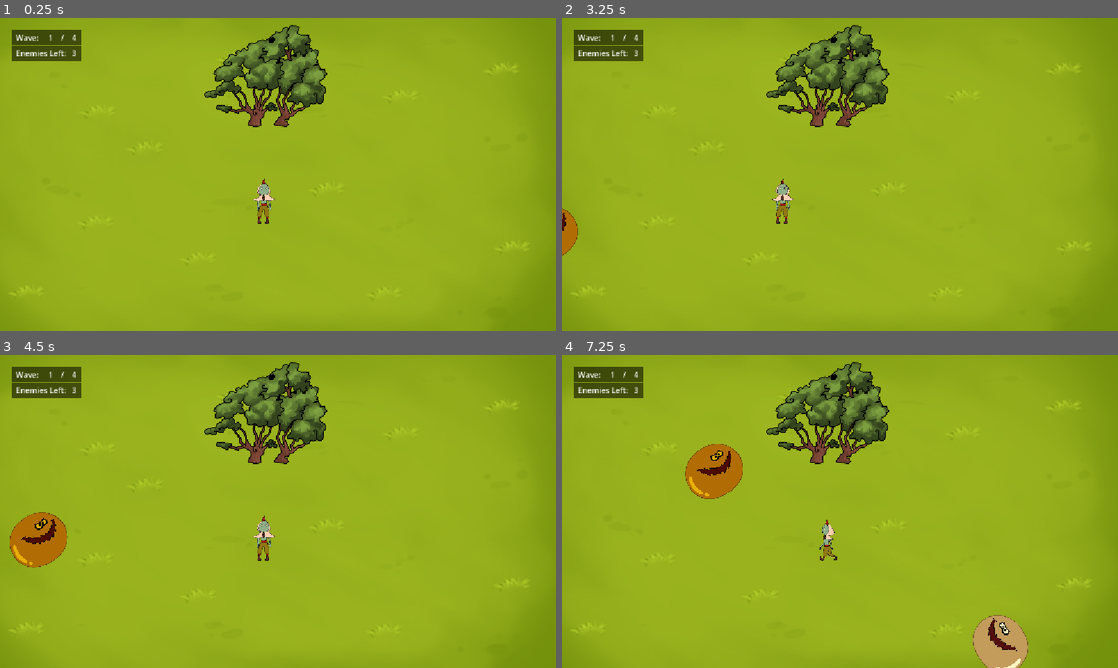
Above: before the commit, frames 1-4 (two rows, left to right).
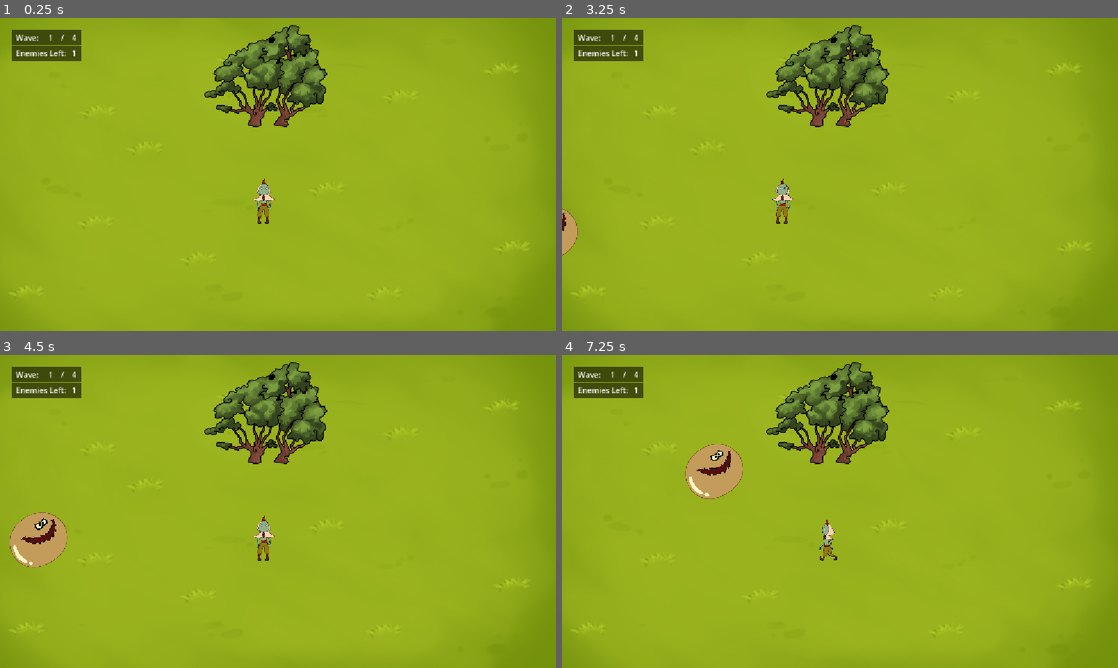
Above: after the commit, the same moments.

Repository: wmas516/SOFTENG700-Guardians-of-the-Forest
Game: Godot game, scene res://main/scenes/levels/defense/Defense.tscn
Two runs of this game, one before a commit and one after it. Both use one fixed random seed, a clock stepped at 60 frames per second and the inputs below. This scene is started directly instead of the project's main scene.
Inputs (mouse positions are in pixels of both pictures, inside the frame that each line leads up to):
- Up to frame 1 (0.25 s): no input
- Up to frame 2 (3.25 s): tap Enter at 0.5, 2 s; drag from (828, 55) to (895, 105) at 0.52 s; tap Space at 1.25 s; drag from (728, 190) to (812, 237) at 1.27 s; move the mouse to (895, 105) at 2.02 s; hold A (Left) 2.03-2.75 s; tap C (Damage) at 2.1 s; drag from (812, 237) to (673, 127) at 2.77 s
- Up to frame 3 (4.5 s): move the mouse to (444, 558) at 3.52 s; hold D (Right) 3.53-4.25 s; tap C (Damage) at 3.6 s; tap Space at 3.77 s; drag from (111, 464) to (194, 433) at 4.27 s
- Up to frame 4 (7.25 s): move the mouse to (867, 511) at 5.02 s; hold D (Right) 5.03-5.75 s; tap C (Damage) at 5.1, 6.6 s; click (867, 511) at 5.17 s; drag from (756, 433) to (728, 527) at 5.77 s; move the mouse to (962, 495) at 6.52 s; hold A (Left) from 6.53 s (still down); tap Space at 6.77 s

The runs differ from the first frame. In frame 1, less than 0.1% of the frame differs, in the area x 13-14%, y 10-13%; in frame 2, 0.3%; in frame 3, 1.3%; in frame 4, 2.6%, in the area x 13-84%, y 10-100%.

Commit message:
feat: integrated boss level into platforming

Diff:
--- /dev/null
+++ b/guardians-of-the-forrest/main/scenes/levels/defense/Boss.tscn
@@ -0,0 +1,24 @@
+[gd_scene format=3 uid="uid://ku3lb7vtrpvf"]
+
+[ext_resource type="PackedScene" uid="uid://c27j283kd57ee" path="res://main/scenes/levels/defense/Defense.tscn" id="1_ikfqk"]
+[ext_resource type="Script" uid="uid://cl86ypf08bfjf" path="res://main/scripts/src/main/defense/Wave.gd" id="2_qmd71"]
+
+[sub_resource type="Resource" id="Resource_pepik"]
+script = ExtResource("2_qmd71")
+boss = 1
+metadata/_custom_type_script = "uid://cl86ypf08bfjf"
+
+[sub_resource type="Resource" id="Resource_ikfqk"]
+script = ExtResource("2_qmd71")
+boss = 1
+metadata/_custom_type_script = "uid://cl86ypf08bfjf"
+
+[sub_resource type="Resource" id="Resource_qmd71"]
+script = ExtResource("2_qmd71")
+boss = 1
+metadata/_custom_type_script = "uid://cl86ypf08bfjf"
+
+[node name="Boss" type="Node2D" unique_id=19613511]
+
+[node name="Defense" parent="." unique_id=1123565302 instance=ExtResource("1_ikfqk")]
+waveEnemies = [SubResource("Resource_pepik"), SubResource("Resource_ikfqk"), SubResource("Resource_qmd71")]
--- a/guardians-of-the-forrest/main/scenes/levels/defense/Defense.tscn
+++ b/guardians-of-the-forrest/main/scenes/levels/defense/Defense.tscn
@@ -2,6 +2,7 @@
 
 [ext_resource type="Script" uid="uid://bgvcsg74g3sn3" path="res://main/scripts/src/main/defense/Main.gd" id="1_1n74u"]
 [ext_resource type="PackedScene" uid="uid://d4fq0xbkh3u0m" path="res://main/scenes/levels/defense/PlayerDef.tscn" id="2_3g5mn"]
+[ext_resource type="Script" uid="uid://cl86ypf08bfjf" path="res://main/scripts/src/main/defense/Wave.gd" id="2_e18um"]
 [ext_resource type="PackedScene" uid="uid://bgxy6l7ed5p4d" path="res://main/scenes/levels/defense/Tree2.tscn" id="4_1n74u"]
 [ext_resource type="PackedScene" uid="uid://b3vkbv5hgt1rw" path="res://main/scenes/levels/defense/Tree1.tscn" id="4_4dmpt"]
 [ext_resource type="PackedScene" uid="uid://ctqsgrenq75cf" path="res://main/scenes/backgrounds/BackgroundGrass.tscn" id="4_e18um"]
@@ -9,6 +10,30 @@
 [ext_resource type="Script" uid="uid://8af6ifjc83pk" path="res://main/scripts/src/main/defense/Tree.gd" id="6_vbpy5"]
 [ext_resource type="Script" uid="uid://bvennvoixoq0v" path="res://main/scripts/src/main/defense/Enemy.gd" id="8_e18um"]
 
+[sub_resource type="Resource" id="Resource_1n74u"]
+script = ExtResource("2_e18um")
+normal = 1
+metadata/_custom_type_script = "uid://cl86ypf08bfjf"
+
+[sub_resource type="Resource" id="Resource_a68iq"]
+script = ExtResource("2_e18um")
+normal = 2
+elite = 1
+metadata/_custom_type_script = "uid://cl86ypf08bfjf"
+
+[sub_resource type="Resource" id="Resource_xkn8c"]
+script = ExtResource("2_e18um")
+elite = 1
+boss = 1
+metadata/_custom_type_script = "uid://cl86ypf08bfjf"
+
+[sub_resource type="Resource" id="Resource_3sbh2"]
+script = ExtResource("2_e18um")
+normal = 3
+elite = 2
+boss = 1
+metadata/_custom_type_script = "uid://cl86ypf08bfjf"
+
 [sub_resource type="Curve2D" id="Curve2D_a68iq"]
 _data = {
 "points": PackedVector2Array(0, 0, 0, 0, -50, 300, 0, 0, 0, 0, -50, 650)
@@ -32,6 +57,7 @@
 
 [node name="Defense" type="Node2D" unique_id=1123565302 node_paths=PackedStringArray("enemy", "spawnTimer")]
 script = ExtResource("1_1n74u")
+waveEnemies = [SubResource("Resource_1n74u"), SubResource("Resource_a68iq"), SubResource("Resource_xkn8c"), SubResource("Resource_3sbh2")]
 enemy = NodePath("Enemy")
 spawnTimer = NodePath("SpawnTimer")
 
--- a/guardians-of-the-forrest/main/scenes/levels/platforming/Platforming.tscn
+++ b/guardians-of-the-forrest/main/scenes/levels/platforming/Platforming.tscn
@@ -162,6 +162,19 @@
 scale = Vector2(0.21484375, 0.21484375)
 texture = ExtResource("6_qdg80")
 
+[node name="Tree5" parent="Interactables" unique_id=1668707576 instance=ExtResource("5_qdg80")]
+z_index = -1
+position = Vector2(5479, 464)
+size = Vector2(128, 128)
+popup_text = "Press [E] to Enter Boss"
+label_offset = Vector2(-75, -60)
+
+[node name="Sprite2D" type="Sprite2D" parent="Interactables/Tree5" unique_id=1788380599]
+z_index = 1
+position = Vector2(-3.0000153, -24.00003)
+scale = Vector2(0.21484375, 0.21484375)
+texture = ExtResource("6_qdg80")
+
 [node name="Obstacles" type="Node2D" parent="." unique_id=447275548]
 
 [node name="Obstacle" parent="Obstacles" unique_id=640118713 instance=ExtResource("5_7dyxv")]
@@ -254,3 +267,4 @@
 [connection signal="body_entered" from="Deathzone" to="." method="_on_deathzone_body_entered"]
 [connection signal="interacted" from="Interactables/Tree3" to="." method="go_to_boot_clean"]
 [connection signal="interacted" from="Interactables/Tree4" to="." method="go_to_tree_trim"]
+[connection signal="interacted" from="Interactables/Tree5" to="." method="go_to_boss"]
--- a/guardians-of-the-forrest/main/scripts/src/main/defense/Main.gd
+++ b/guardians-of-the-forrest/main/scripts/src/main/defense/Main.gd
@@ -1,44 +1,6 @@
 extends Node2D
 
-class Wave:
-	var normal: int
-	var elite: int
-	var boss: int
-	func _init(pNormal: int, pElite: int, pBoss: int):
-		normal = pNormal
-		elite = pElite
-		boss = pBoss
-	func spawnNormal() -> void:
-		normal -= 1
-	func spawnElite() -> void:
-		elite -= 1
-	func spawnBoss() -> void:
-		boss -= 1
-	func getRandEnemyBossLast() -> DefenceEnemy.EnemyType:
-		if (total() > 0):
-			var options = []
-			if (normal > 0):
-				options.append(DefenceEnemy.EnemyType.NORMAL)
-			if (elite > 0):
-				options.append(DefenceEnemy.EnemyType.ELITE)
-			if (options.is_empty() && boss > 0):
-				options.append(DefenceEnemy.EnemyType.BOSS)
-			var index = randi() % options.size()
-			subType(options[index])
-			return (options[index])
-		return (DefenceEnemy.EnemyType.NORMAL)
-	func subType(type:DefenceEnemy.EnemyType):
-		match type:
-			DefenceEnemy.EnemyType.NORMAL:
-				spawnNormal()
-			DefenceEnemy.EnemyType.ELITE:
-				spawnElite()
-			DefenceEnemy.EnemyType.BOSS:
-				spawnBoss()
-	func total() -> int:
-		return (normal + elite + boss)
-
-@export var waveEnemies: Array = [Wave.new(1,1,1),Wave.new(2,1,0),Wave.new(0,0,2),Wave.new(3,2,1)]
+@export var waveEnemies: Array[Wave] = [Wave.new(1,1,1),Wave.new(2,1,0),Wave.new(0,0,2),Wave.new(3,2,1)]
 @export var wave = 0
 @export var aliveEnemies = 0
 @export var enemy: CharacterBody2D
--- /dev/null
+++ b/guardians-of-the-forrest/main/scripts/src/main/defense/Wave.gd
@@ -0,0 +1,40 @@
+class_name Wave
+extends Resource
+
+@export var normal: int = 0
+@export var elite: int = 0
+@export var boss: int = 0
+
+func _init(pNormal: int = 0, pElite: int = 0, pBoss: int = 0):
+	normal = pNormal
+	elite = pElite
+	boss = pBoss
+func spawnNormal() -> void:
+	normal -= 1
+func spawnElite() -> void:
+	elite -= 1
+func spawnBoss() -> void:
+	boss -= 1
+func getRandEnemyBossLast() -> DefenceEnemy.EnemyType:
+	if (total() > 0):
+		var options = []
+		if (normal > 0):
+			options.append(DefenceEnemy.EnemyType.NORMAL)
+		if (elite > 0):
+			options.append(DefenceEnemy.EnemyType.ELITE)
+		if (options.is_empty() && boss > 0):
+			options.append(DefenceEnemy.EnemyType.BOSS)
+		var index = randi() % options.size()
+		subType(options[index])
+		return (options[index])
+	return (DefenceEnemy.EnemyType.NORMAL)
+func subType(type:DefenceEnemy.EnemyType):
+	match type:
+		DefenceEnemy.EnemyType.NORMAL:
+			spawnNormal()
+		DefenceEnemy.EnemyType.ELITE:
+			spawnElite()
+		DefenceEnemy.EnemyType.BOSS:
+			spawnBoss()
+func total() -> int:
+	return (normal + elite + boss)
--- a/guardians-of-the-forrest/main/scripts/src/main/platforming/Level.gd
+++ b/guardians-of-the-forrest/main/scripts/src/main/platforming/Level.gd
@@ -32,6 +32,11 @@
 	PlayerData.save_platforming_position(player.global_position)
 	get_tree().change_scene_to_file.call_deferred("res://main/scenes/levels/minigames/TreeTrim.tscn")
 
+func go_to_boss(_source: Interactable) -> void:
+	print("Go to tree trim")
+	PlayerData.save_platforming_position(player.global_position)
+	get_tree().change_scene_to_file.call_deferred("res://main/scenes/levels/defense/Boss.tscn")
+
 
 func heal_tree(source: Interactable) -> void:
 	var sprite: Sprite2D = source.find_child("Sprite2D")
Not shown, added: guardians-of-the-forrest/main/scripts/src/main/defense/Wave.gd.uid
